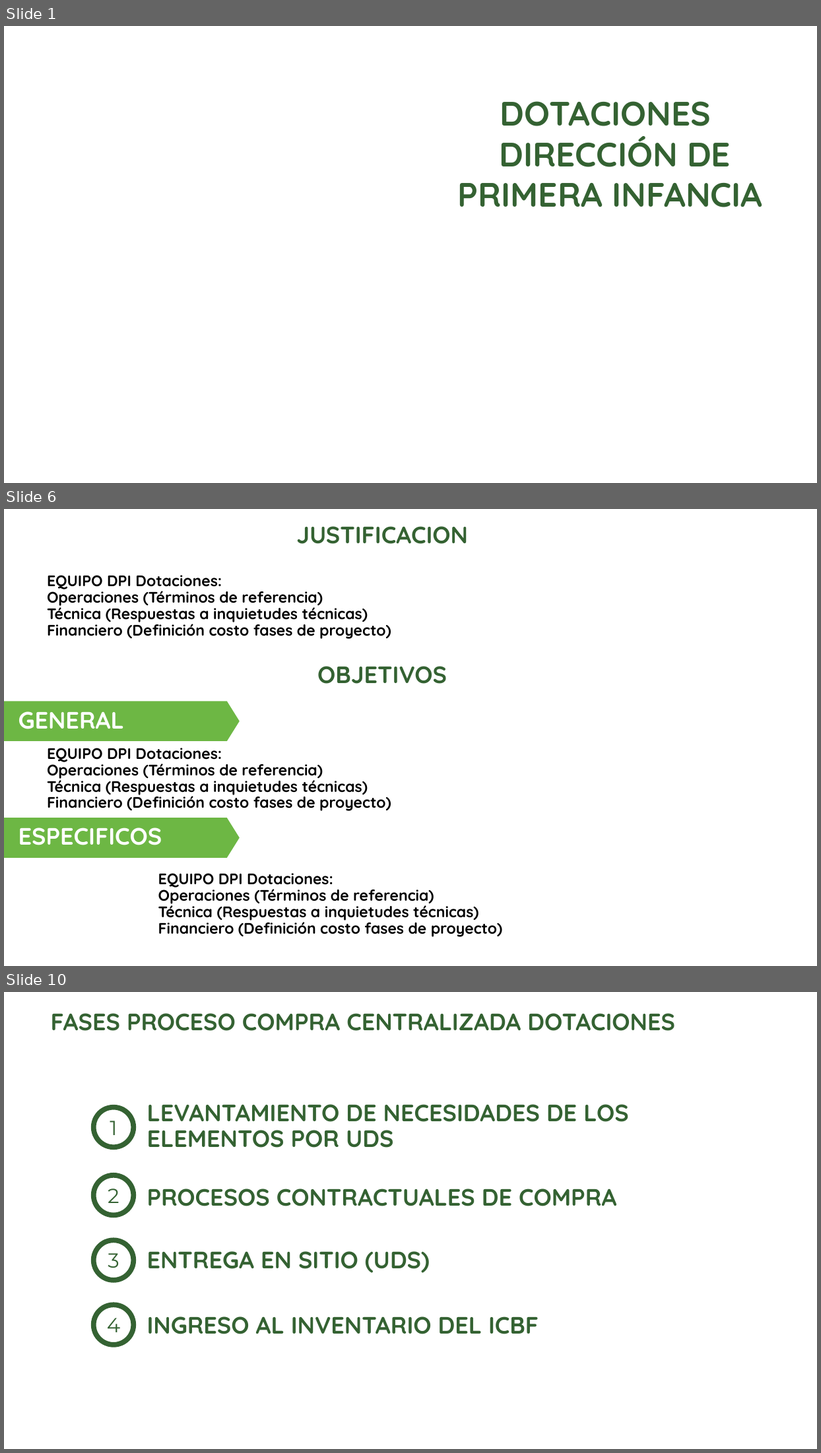
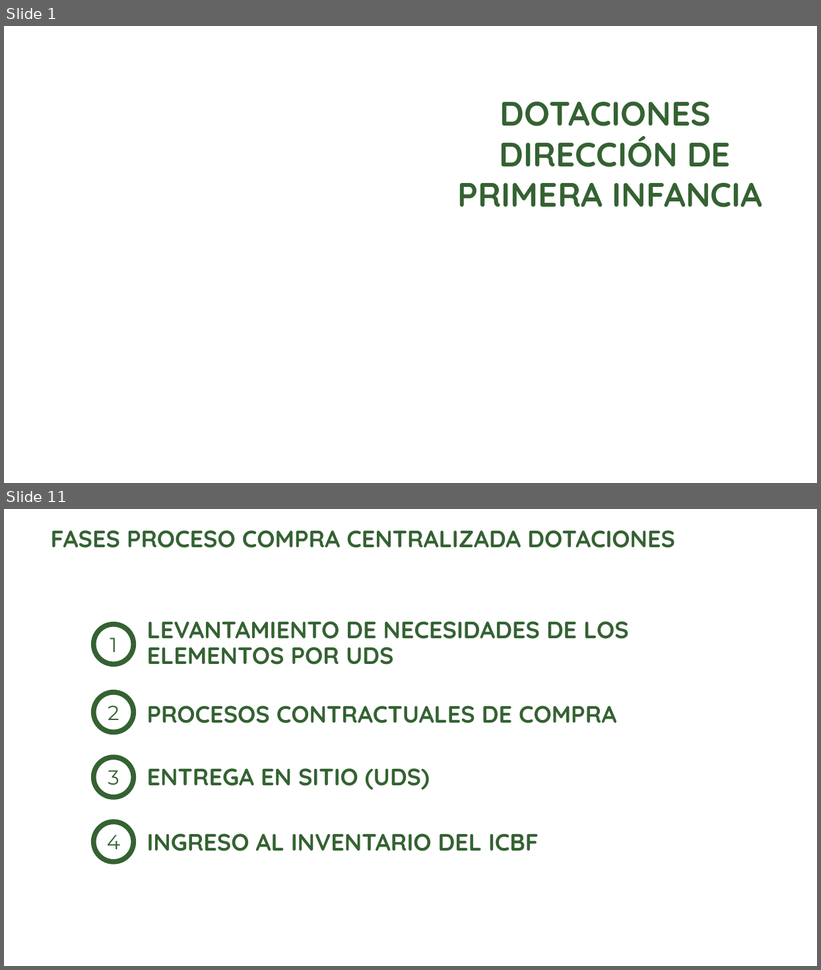
Before and after one commit to paulaO/Dotaciones2019, a slide deck: 5.GestionDotaciones/CompraControlada/ReunionCompraCentralizada_2018/PRESENTACION CENTRALIZACION DOTACIONES 070319.pptx. Shown one above the other, each under a label of ours: slides 1, 6 and 10 before the commit, slides 1 and 11 after it; the slides between them are not shown. The pictures are 821x1453 and 821x970 pixels, drawn with LibreOffice and Linux fonts; fonts in the diff are those of the drawing; background and template pictures are left out. Boxes give left, top, right and bottom in pixels: in the first picture for what was removed or moved away, otherwise in the second. Text is boxed around its words. In the diff, an @@ line names an element or a change of style, - is before the commit and + after.

```diff
--- a/5.GestionDotaciones/CompraControlada/ReunionCompraCentralizada_2018/PRESENTACION CENTRALIZACION DOTACIONES 070319.pptx
+++ b/5.GestionDotaciones/CompraControlada/ReunionCompraCentralizada_2018/PRESENTACION CENTRALIZACION DOTACIONES 070319.pptx
@@ slide 6 removed at [4,509,817,966], background picture (left out) @@
@@ text removed at [296,526,468,544] @@
-JUSTIFICACION
@@ text removed at [47,575,391,639] @@
-EQUIPO DPI Dotaciones:
-Operaciones (Términos de referencia)
-Técnica (Respuestas a inquietudes técnicas)
-Financiero (Definición costo fases de proyecto)
@@ text removed at [318,666,447,684] @@
-OBJETIVOS
@@ pentagon arrow removed at [4,701,240,741] @@
@@ text removed at [19,712,124,729] @@
-GENERAL
@@ text removed at [47,748,391,811] @@
-EQUIPO DPI Dotaciones:
-Operaciones (Términos de referencia)
-Técnica (Respuestas a inquietudes técnicas)
-Financiero (Definición costo fases de proyecto)
@@ pentagon arrow removed at [4,819,240,859] @@
@@ text removed at [19,828,162,846] @@
-ESPECIFICOS
@@ text removed at [158,873,503,937] @@
-EQUIPO DPI Dotaciones:
-Operaciones (Términos de referencia)
-Técnica (Respuestas a inquietudes técnicas)
-Financiero (Definición costo fases de proyecto)
@@ what was slide 10 is now slide 11 @@
```
Also in this commit, not shown: 2 slides changed, 7 slides added, 5 other slides removed, 11 other files.
